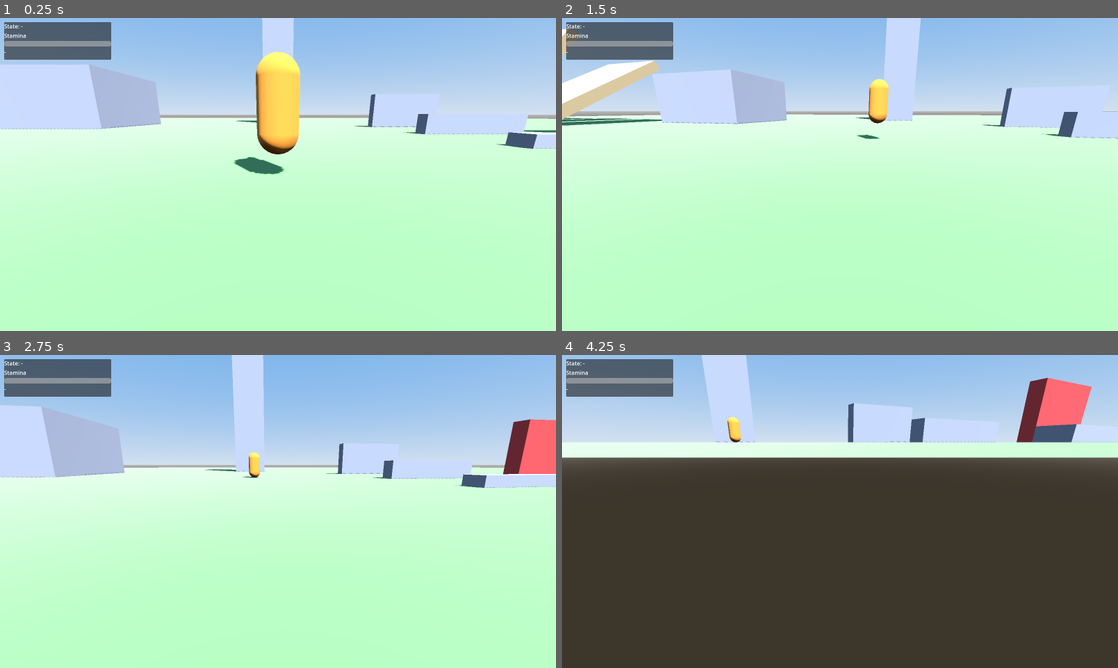
Above: before the commit, frames 1-4 (two rows, left to right).
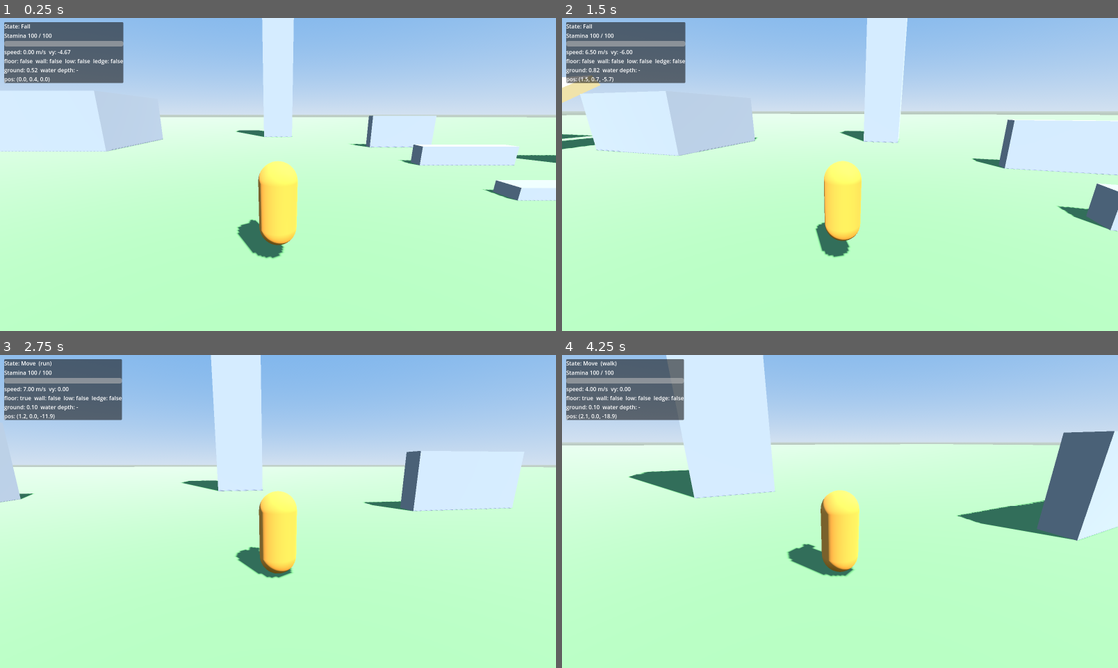
Above: after the commit, the same moments.

Repository: ktmc-ctrl/Game3D
Game: Godot game, scene res://scenes/main.tscn
The game is run twice, just before and just after one commit, with the same random seed, the same clock (stepped at 60 frames per second) and the same inputs.
Inputs (mouse positions are in pixels of both pictures, inside the frame that each line leads up to):
- Up to frame 1 (0.25 s): no input
- Up to frame 2 (1.5 s): move the mouse to (867, 174) at 0.52 s; hold Shift (sprint) 0.53-1.28 s; hold W (move_forward) from 0.53 s (still down); tap Space (jump) at 0.77, 0.8, 1.07, 1.35 s; move the mouse to (812, 174) at 1.27 s
- Up to frame 3 (2.75 s): keep holding W (move_forward); tap Space (jump) at 1.52, 1.82, 2.3 s; tap Shift (sprint) at 1.55 s; move the mouse to (289, 505) at 2.02 s; hold Shift (sprint) from 2.03 s (still down)
- Up to frame 4 (4.25 s): keep holding W (move_forward); move the mouse to (834, 517) at 2.77 s; release Shift (sprint) at 2.78 s; tap Shift (sprint) at 2.85 s; tap Space (jump) at 3.02, 3.32 s; move the mouse to (878, 514) at 3.52 s; hold Space (jump) from 3.53 s (still down)

The runs differ from the first frame. In frame 1, 13% of the frame differs, in the area x 0-100%, y 1-77%; in frame 2, 16%; in frame 3, 13%; in frame 4, 75%, in the area x 0-100%, y 0-100%.

Commit message:
Fix node references in main scene, add screenshot capture scene
Hand-written main.tscn lacked the node_paths attribute, so the exported
Node references (camera target, player camera rig, HUD player) loaded as
null. The smoke test now asserts those references resolve and that the
HUD shows the state. Adds scenes/test/capture_shots.tscn which drives the
player through each state and saves screenshots, enlarges the test map
ground and softens the sky ground colour.

Co-Authored-By: Claude Fable 5.1 <noreply@anthropic.com>
Claude-Session: https://claude.ai/code/session_01CVHjHwKmk5DTm1PDyNYH4D

Diff:
--- a/GodotOpenWorld/scenes/main.tscn
+++ b/GodotOpenWorld/scenes/main.tscn
@@ -8,8 +8,8 @@
 [sub_resource type="ProceduralSkyMaterial" id="ProceduralSkyMaterial_sky"]
 sky_top_color = Color(0.35, 0.55, 0.85, 1)
 sky_horizon_color = Color(0.7, 0.78, 0.88, 1)
-ground_bottom_color = Color(0.2, 0.18, 0.15, 1)
-ground_horizon_color = Color(0.6, 0.6, 0.6, 1)
+ground_bottom_color = Color(0.35, 0.42, 0.3, 1)
+ground_horizon_color = Color(0.65, 0.72, 0.7, 1)
 
 [sub_resource type="Sky" id="Sky_sky"]
 sky_material = SubResource("ProceduralSkyMaterial_sky")
@@ -32,12 +32,12 @@
 
 [node name="TestMap" parent="." instance=ExtResource("1_map")]
 
-[node name="Player" parent="." instance=ExtResource("2_player")]
+[node name="Player" parent="." node_paths=PackedStringArray("camera_rig") instance=ExtResource("2_player")]
 transform = Transform3D(1, 0, 0, 0, 1, 0, 0, 0, 1, 0, 1, 0)
 camera_rig = NodePath("../CameraRig")
 
-[node name="CameraRig" parent="." instance=ExtResource("3_camera")]
+[node name="CameraRig" parent="." node_paths=PackedStringArray("target") instance=ExtResource("3_camera")]
 target = NodePath("../Player")
 
-[node name="DebugHud" parent="." instance=ExtResource("4_hud")]
+[node name="DebugHud" parent="." node_paths=PackedStringArray("player") instance=ExtResource("4_hud")]
 player = NodePath("../Player")
--- /dev/null
+++ b/GodotOpenWorld/scenes/test/capture_shots.tscn
@@ -0,0 +1,6 @@
+[gd_scene format=3]
+
+[ext_resource type="Script" path="res://scripts/test/capture_shots.gd" id="1_capture"]
+
+[node name="CaptureShots" type="Node"]
+script = ExtResource("1_capture")
--- a/GodotOpenWorld/scenes/test/test_map.tscn
+++ b/GodotOpenWorld/scenes/test/test_map.tscn
@@ -24,7 +24,7 @@
 
 [node name="Ground" type="CSGBox3D" parent="Terrain"]
 transform = Transform3D(1, 0, 0, 0, 1, 0, 0, 0, 1, 0, -1, 0)
-size = Vector3(160, 2, 160)
+size = Vector3(600, 2, 600)
 material = SubResource("mat_ground")
 
 [node name="PondCut" type="CSGBox3D" parent="Terrain"]
--- /dev/null
+++ b/GodotOpenWorld/scripts/test/capture_shots.gd
@@ -0,0 +1,138 @@
+extends Node
+## main.tscn を動かして各ステートの場面を PNG に保存する (ドキュメント用)。
+##   godot --rendering-driver opengl3 --resolution 1280x720 --fixed-fps 60 --path GodotOpenWorld res://scenes/test/capture_shots.tscn -- --out=/path/to/dir
+
+const MAIN_SCENE := preload("res://scenes/main.tscn")
+
+var _player: Player
+var _rig: CameraRig
+var _out_dir := "user://shots"
+
+
+func _ready() -> void:
+	for arg in OS.get_cmdline_user_args():
+		if arg.begins_with("--out="):
+			_out_dir = arg.trim_prefix("--out=")
+	DirAccess.make_dir_recursive_absolute(_out_dir)
+	var main := MAIN_SCENE.instantiate()
+	add_child(main)
+	_player = main.get_node("Player")
+	_rig = main.get_node("CameraRig")
+	_rig.follow_speed = 0.0
+	_run()
+
+
+func _run() -> void:
+	# 1. スポーン直後の全景 (塔を正面に)
+	await _wait(30)
+	_look(0.0, -20.0)
+	await _wait(5)
+	await _shot("01_overview")
+
+	# 2. 走り
+	Input.action_press("move_forward")
+	Input.action_press("sprint")
+	await _wait(45)
+	await _shot("02_run")
+	Input.action_release("sprint")
+	Input.action_release("move_forward")
+
+	# 3. 登攀 (塔の中腹)
+	_teleport(Vector3(0.0, 0.1, -26.0))
+	await _wait(20)
+	Input.action_press("move_forward")
+	await _wait_until(func() -> bool: return _state() == &"Climb", 180)
+	await _wait(150)
+	_look(35.0, -10.0)
+	await _wait(5)
+	await _shot("03_climb")
+	await _wait_until(func() -> bool: return _state() == &"Idle", 900)
+	Input.action_release("move_forward")
+	await _wait(10)
+
+	# 4. 塔の頂上
+	_look(180.0, -25.0)
+	await _wait(5)
+	await _shot("04_tower_top")
+
+	# 5. 滑空 (頂上から飛び出す)
+	_look(0.0, -15.0)
+	Input.action_press("move_forward")
+	await _wait_until(func() -> bool: return _state() == &"Fall", 120)
+	await _wait(10)
+	Input.action_press("jump")
+	await _wait(2)
+	Input.action_release("jump")
+	await _wait(60)
+	_look(-40.0, -20.0)
+	await _wait(5)
+	await _shot("05_glide")
+	Input.action_release("move_forward")
+	Input.action_press("jump")
+	await _wait(2)
+	Input.action_release("jump")
+	await _wait(60)
+
+	# 6. 泳ぎ
+	_teleport(Vector3(30.0, 0.5, 30.0))
+	await _wait_until(func() -> bool: return _state() == &"Swim", 120)
+	await _wait(60)
+	Input.action_press("move_forward")
+	await _wait(40)
+	_look(30.0, -25.0)
+	await _wait(5)
+	await _shot("06_swim")
+	Input.action_release("move_forward")
+
+	# 7. 段差と壁 (右手前エリア)
+	_teleport(Vector3(12.0, 0.1, 4.0))
+	await _wait(30)
+	_look(0.0, -25.0)
+	await _wait(5)
+	await _shot("07_walls")
+
+	# 8. 坂 3 枚
+	_teleport(Vector3(-42.0, 0.1, 8.0))
+	await _wait(30)
+	_look(0.0, -15.0)
+	await _wait(5)
+	await _shot("08_slopes")
+
+	print("captured to " + _out_dir)
+	get_tree().quit(0)
+
+
+func _look(yaw_deg: float, pitch_deg: float) -> void:
+	_rig.yaw.rotation.y = deg_to_rad(yaw_deg)
+	_rig.pitch.rotation.x = deg_to_rad(pitch_deg)
+
+
+func _shot(name: String) -> void:
+	await RenderingServer.frame_post_draw
+	var img := get_viewport().get_texture().get_image()
+	var path := _out_dir.path_join(name + ".png")
+	var err := img.save_png(path)
+	print("shot %s (%s) -> %s" % [name, _state(), error_string(err)])
+
+
+func _state() -> StringName:
+	return _player.current_state_name()
+
+
+func _teleport(pos: Vector3) -> void:
+	_player.global_position = pos
+	_player.velocity = Vector3.ZERO
+	_player.state_machine.transition_to(&"Fall")
+
+
+func _wait(frames: int) -> void:
+	for i in frames:
+		await get_tree().physics_frame
+
+
+func _wait_until(pred: Callable, max_frames: int) -> bool:
+	for i in max_frames:
+		if pred.call():
+			return true
+		await get_tree().physics_frame
+	return pred.call()
--- a/GodotOpenWorld/scripts/test/smoke_test.gd
+++ b/GodotOpenWorld/scripts/test/smoke_test.gd
@@ -20,6 +20,11 @@
 func _run() -> void:
 	await _wait(60)
 	_expect(_state() == &"Idle", "starts in Idle (got %s)" % _state())
+	_expect(_player.camera_rig != null, "player.camera_rig resolved")
+	_expect(_player.camera_rig != null and _player.camera_rig.target == _player, "camera_rig.target resolved")
+	var hud := _player.get_parent().get_node("DebugHud")
+	_expect(hud.player == _player, "debug_hud.player resolved")
+	_expect(hud.get_node("%StateLabel").text.contains("Idle"), "debug hud shows state (got '%s')" % hud.get_node("%StateLabel").text)
 
 	# 歩き
 	Input.action_press("move_forward")
